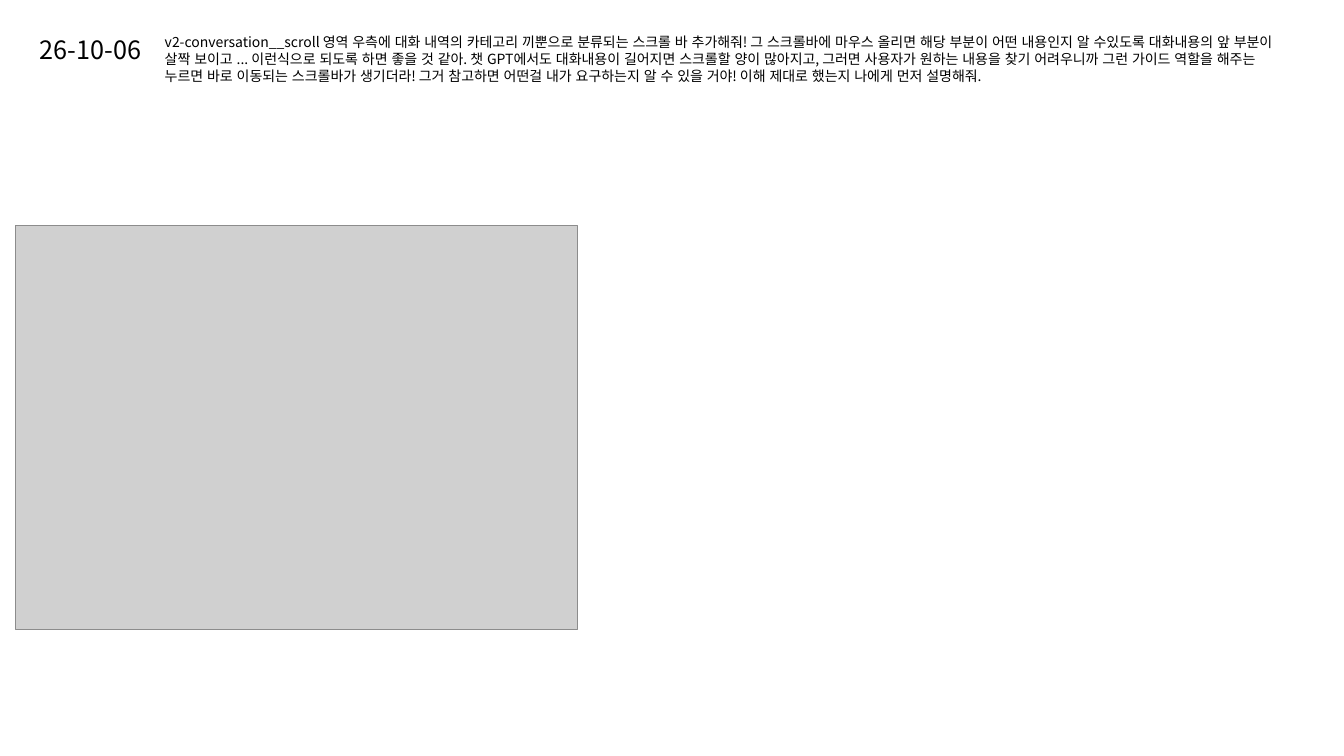
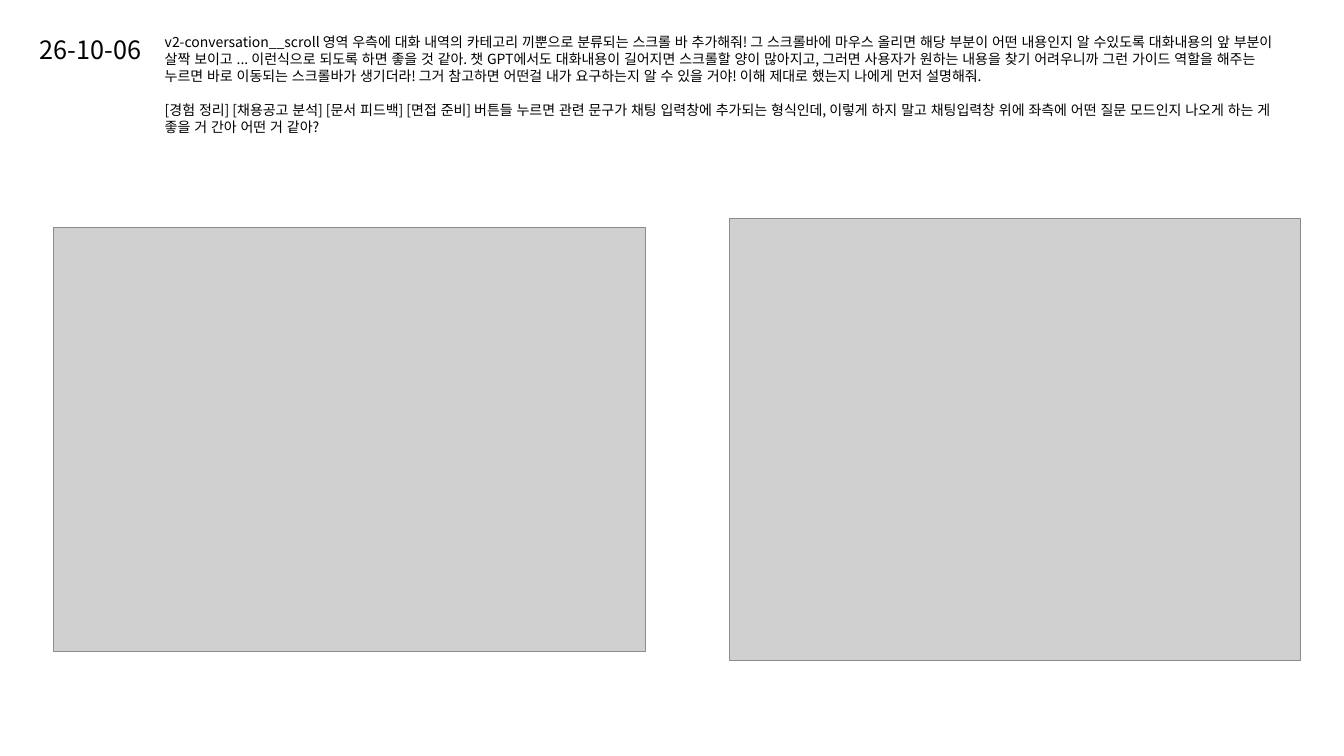
Before and after one commit to hamhj7694/CareerMemory_langchain_rag, a slide deck: slide 2 of 포트폴리오 및 기타 raw 자료/커리어 메모리 개선 및 고도화.pptx. Drawn at 1344x756 pixels with LibreOffice and Linux fonts; fonts in the diff are those of the drawing; grey boxes stand for pictures. Boxes give left, top, right and bottom in pixels: in the first picture for what was removed or moved away, otherwise in the second. Text is boxed around its words. In the diff, an @@ line names an element or a change of style, - is before the commit and + after.

```diff
--- a/포트폴리오 및 기타 raw 자료/커리어 메모리 개선 및 고도화.pptx
+++ b/포트폴리오 및 기타 raw 자료/커리어 메모리 개선 및 고도화.pptx
@@ text at box(165, 103, 1270, 133): paragraph added @@
+[경험 정리] [채용공고 분석] [문서 피드백] [면접 준비] 버튼들 누르면 관련 문구가 채팅 입력창에 추가되는 형식인데, 이렇게 하지 말고 채팅입력창 위에 좌측에 어떤 질문 모드인지 나오게 하는 게 좋을 거 간아 어떤 거 같아?
@@ picture: place and size @@
-picture at box(15, 226, 578, 629)
+picture at box(53, 228, 645, 652)
@@ picture added at box(730, 219, 1302, 660) @@
```
Also in this commit, not shown: 17 slides added, 56 other files.
